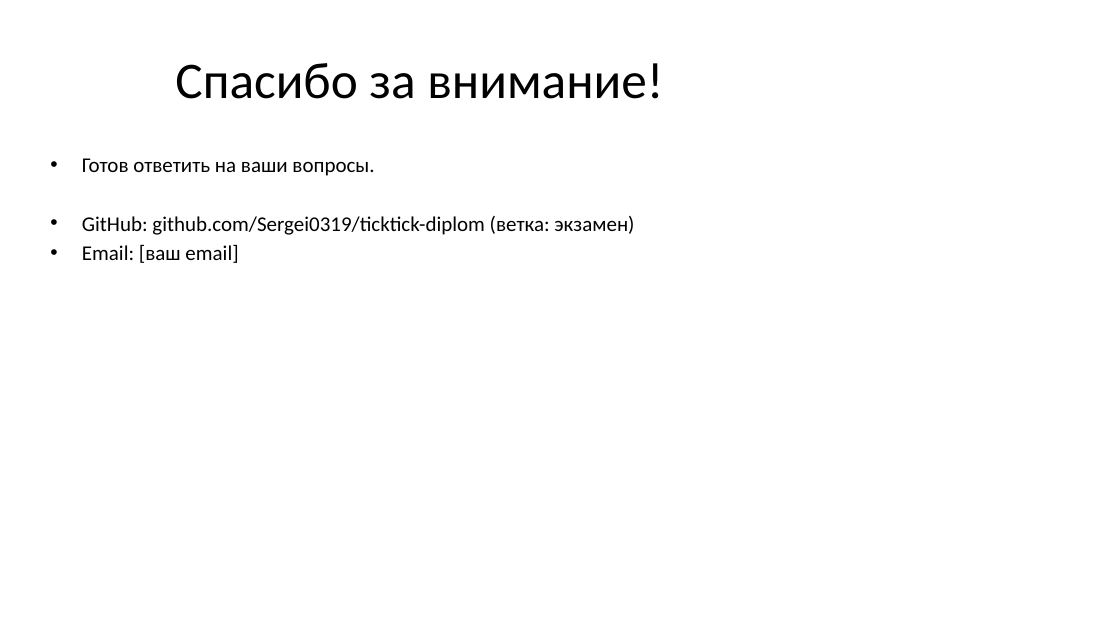
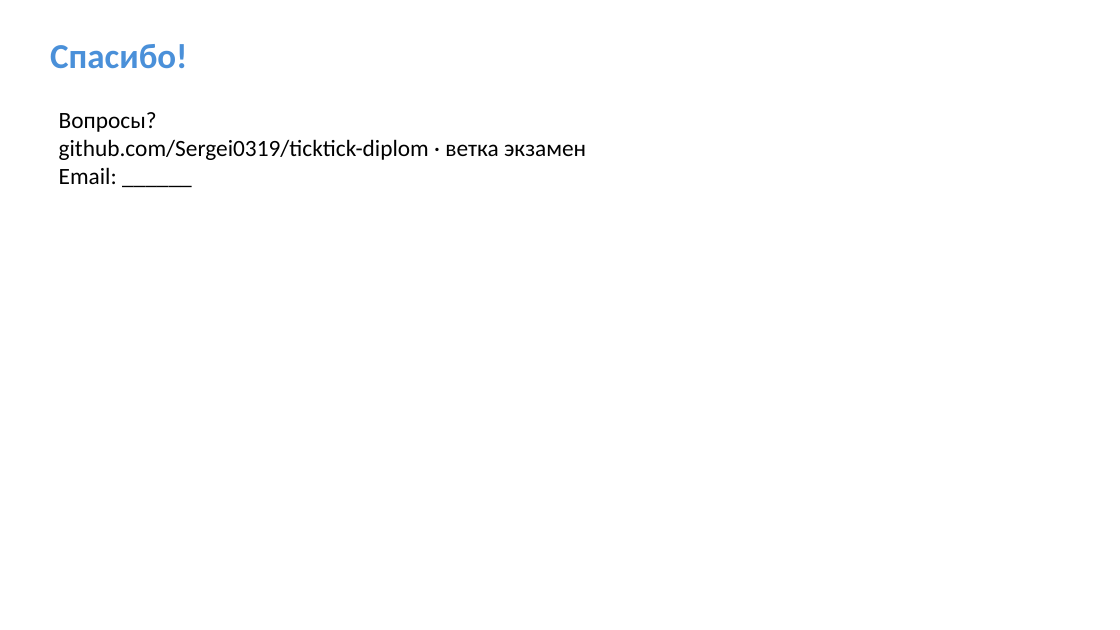
Before and after one commit to Sergei0319/ticktick-diplom, a slide deck: slide 10 of presentation/Презентация_TickTick_диплом.pptx. Drawn at 1120x630 pixels with LibreOffice and Linux fonts; fonts in the diff are those of the drawing. Boxes give left, top, right and bottom in pixels: in the first picture for what was removed or moved away, otherwise in the second. Text is boxed around its words. In the diff, an @@ line names an element or a change of style, - is before the commit and + after.

```diff
--- a/presentation/Презентация_TickTick_диплом.pptx
+++ b/presentation/Презентация_TickTick_диплом.pptx
@@ text "Спасибо!" at [50,44,187,69]: vertical alignment middle to top @@
@@ text at [50,44,187,69]: text changed; size 44 to 30 pt; text colour #000000 to #4A90D9; bold on @@
-Спасибо за внимание!
+Спасибо!
@@ text at [59,112,586,184]: text changed; size 18 to 20 pt @@
-• Готов ответить на ваши вопросы.
-• GitHub: github.com/Sergei0319/ticktick-diplom (ветка: экзамен)
-• Email: [ваш email]
+Вопросы?
+github.com/Sergei0319/ticktick-diplom · ветка экзамен
+Email: ______
```
Also in this commit, not shown: 6 other slides changed, 3 slides added, 3 slides removed.
